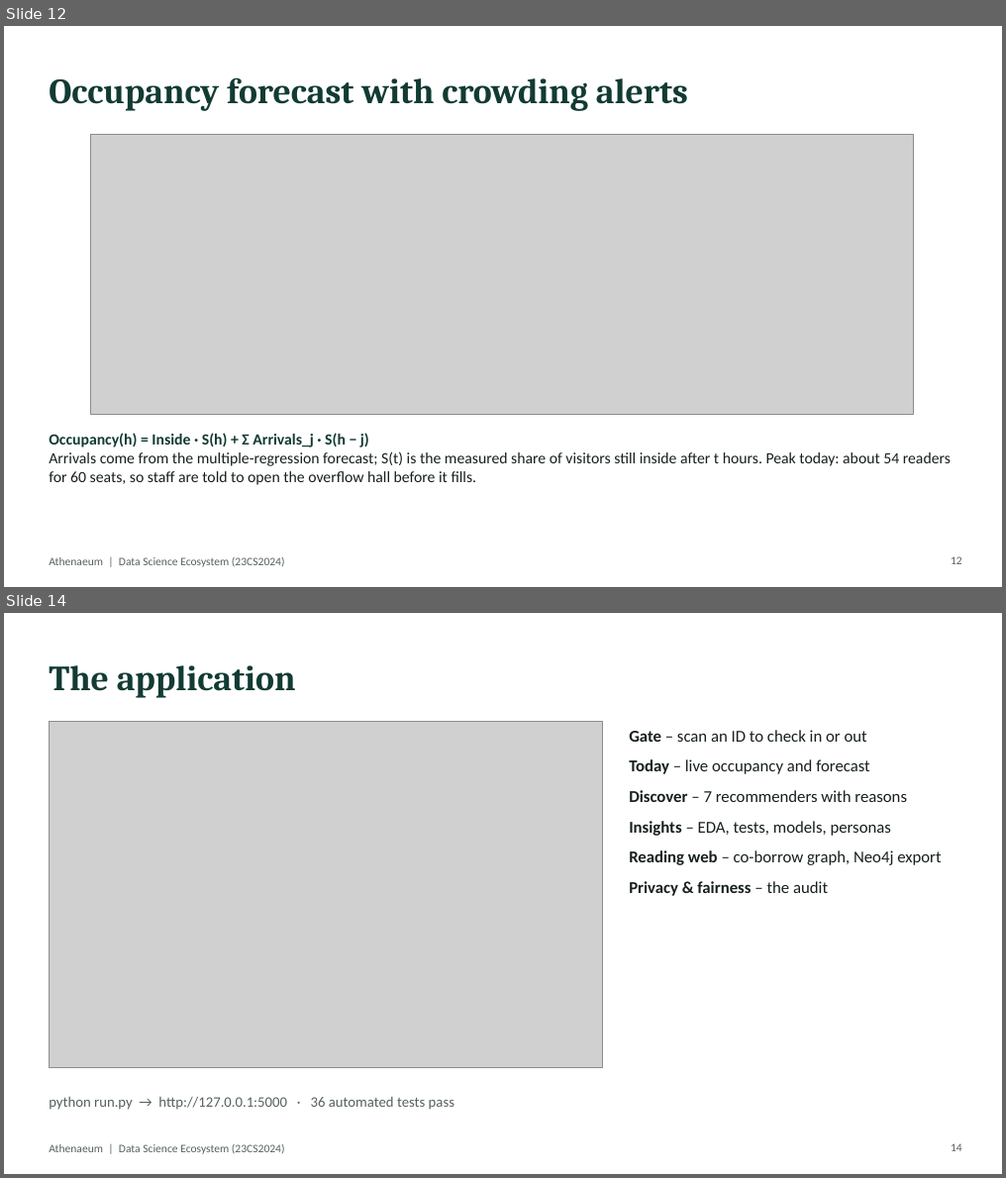
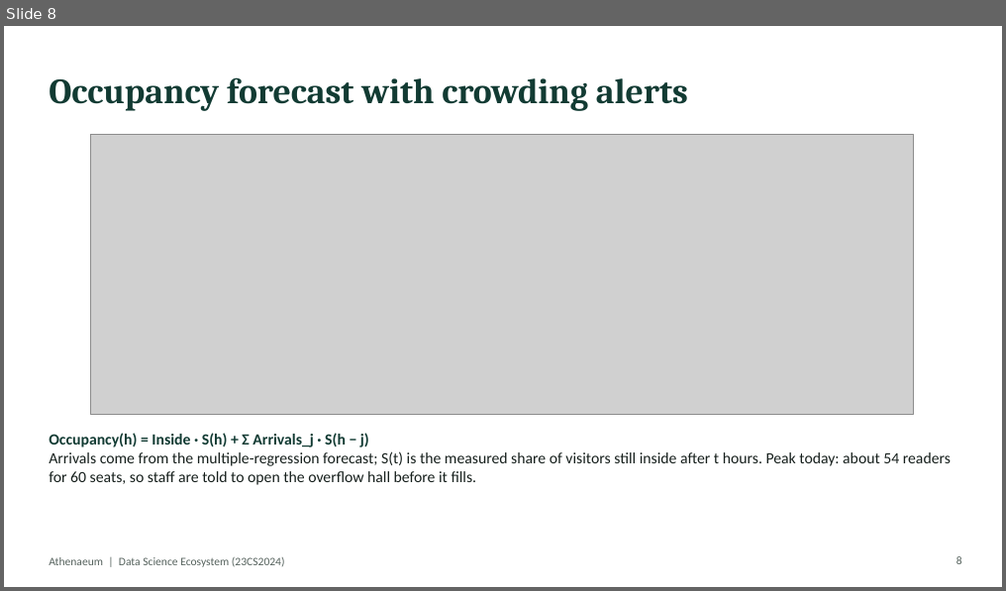
Before and after one commit to sandeepmk2006/Libray-managment-with-book-recommendation, a slide deck: docs/Athenaeum_Presentation.pptx. Shown one above the other, each under a label of ours: slides 12 and 14 before the commit, slide 8 after it; the slides between them are not shown. The pictures are 1006x1178 and 1006x591 pixels, drawn with LibreOffice and Linux fonts; fonts in the diff are those of the drawing; grey boxes stand for pictures. Boxes give left, top, right and bottom in pixels: in the first picture for what was removed or moved away, otherwise in the second. Text is boxed around its words. In the diff, an @@ line names an element or a change of style, - is before the commit and + after.

```diff
--- a/docs/Athenaeum_Presentation.pptx
+++ b/docs/Athenaeum_Presentation.pptx
@@ slide 14 removed at (4, 613, 1002, 1174), background #FFFFFF; not listed: 1 template element that a slide beside it also shows @@
@@ title removed at (49, 665, 296, 698) @@
-The application
@@ picture removed at (49, 722, 603, 1068) @@
@@ text removed at (629, 730, 941, 896) @@
-Gate – scan an ID to check in or out
-Today – live occupancy and forecast
-Discover – 7 recommenders with reasons
-Insights – EDA, tests, models, personas
-Reading web – co-borrow graph, Neo4j export
-Privacy & fairness – the audit
@@ text removed at (49, 1097, 454, 1110) @@
-python run.py → http://127.0.0.1:5000 · 36 automated tests pass
@@ page number removed at (950, 1144, 962, 1152) @@
-14
@@ what was slide 12 is now slide 8 @@
@@ page number at (956, 557, 962, 565): text changed @@
-12
+8
```
Also in this commit, not shown: 3 slides changed, 6 other slides removed, 18 other files.
